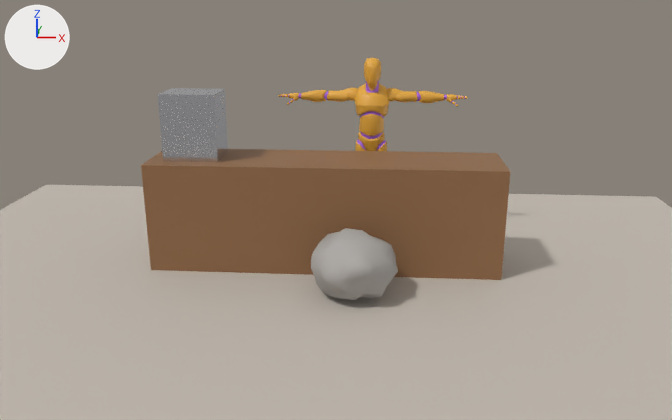
An edit to the Blender file examples/rock-hard-cafe/rock-hard-cafe.blend, drawn before and after from the same camera.
Rendered twice from the file's camera 'Camera'. Lighting does not change. The marker at upper left points along +X, +Y and +Z. The picture after the commit comes second.

The scene before the commit, as lines of its bpy script (objects in view):
```python
me_counter = bpy.data.meshes.new('Counter')
me_counter.from_pydata(...)  # a box spanning x -1.6..1.6, y -0.35..0.35, z -0.5..0.5
me_counter.materials.append(mat_counter_wood)  # brown #906945
me_machine = bpy.data.meshes.new('Machine')
me_machine.from_pydata(...)  # a box spanning x -0.25..0.25, y -0.2..0.2, z -0.3..0.3
me_machine.materials.append(mat_chrome)  # white #e1e1e5
me_rock = bpy.data.meshes.new('Rock')
me_rock.from_pydata(...)  # 162 vertices, 320 faces; spans x -0.355..0.361, y -0.368..0.373, z -0.287..0.3
me_rock.polygons.foreach_set('use_smooth', [True] * 320)
me_rock.materials.append(mat_stone)  # grey #adaaa6
ob_counter = bpy.data.objects.new('Counter', me_counter)
ob_counter.location = (0.0, 0.6, 0.5)
ob_machine = bpy.data.objects.new('Machine', me_machine)
ob_machine.location = (-1.2, 0.6, 1.3)
ob_rock = bpy.data.objects.new('Rock', me_rock)
ob_rock.location = (0.3, -0.15, 0.28)
# also in view: 'Floor' at (0.0, 0.0, -0.05); 'Mannequin' at (0.4, 1.48, 0.91)
```
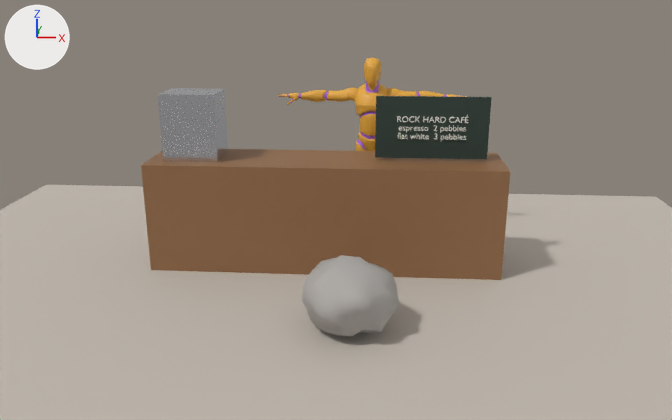
The change, as a list of edits to the scene's bpy script:
```text
Add mat_chalk:
    mat_chalk = principled_material('Chalk')
    mat_chalk.base_color = (0.9, 0.88, 0.8)  # white #f3f1e7
    mat_chalk.roughness = 0.95
Add mat_chalkboard:
    mat_chalkboard = principled_material('Chalkboard')
    mat_chalkboard.base_color = (0.03, 0.05, 0.04)  # greyish green #303f38
    mat_chalkboard.roughness = 0.9
Add me_menu_front:
    me_menu_front.from_pydata(...)  # 13892 vertices, 10319 faces; spans x -0.311..0.314, y -0.115..0.118, z -0.004..0.004
    me_menu_front.materials.append(mat_chalk)  # white #f3f1e7
Add me_menu_board:
    me_menu_board.from_pydata(...)  # a box spanning x -0.5..0.5, y -0.02..0.02, z -0.275..0.275
    me_menu_board.materials.append(mat_chalkboard)  # greyish green #303f38
Change ob_rock:
    ob_rock.location: (0.3, -0.15, 0.28) -> (0.3, -0.75, 0.28)
Add ob_menu_front:
    ob_menu_front = bpy.data.objects.new('Menu Front', me_menu_front)
    ob_menu_front.location = (0.95, 0.57, 1.3)
    ob_menu_front.rotation_euler = (1.571, 0.0, 0.0)  # degrees (90, 0, 0)
Add ob_menu_board:
    ob_menu_board = bpy.data.objects.new('Menu Board', me_menu_board)
    ob_menu_board.location = (0.95, 0.6, 1.3)
```

Where the change shows, as pixel boxes [x1, y1, x2, y2] in the pictures (672 x 420 px):
'Rock', moved: before [311, 228, 398, 300]; after [302, 255, 399, 336]
'Menu Board', added: after [375, 96, 491, 159]
'Menu Front', added: after [397, 115, 469, 141]
